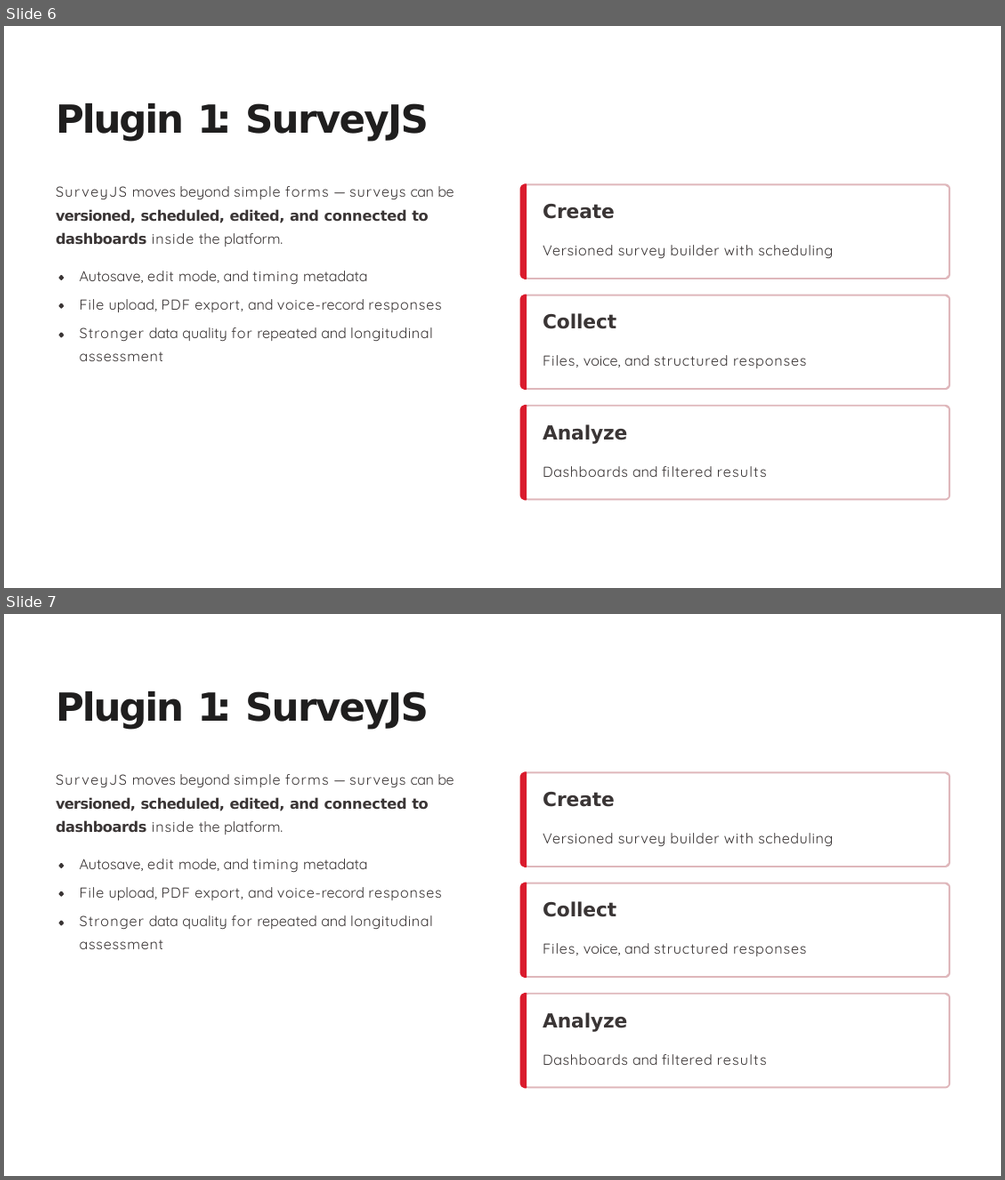
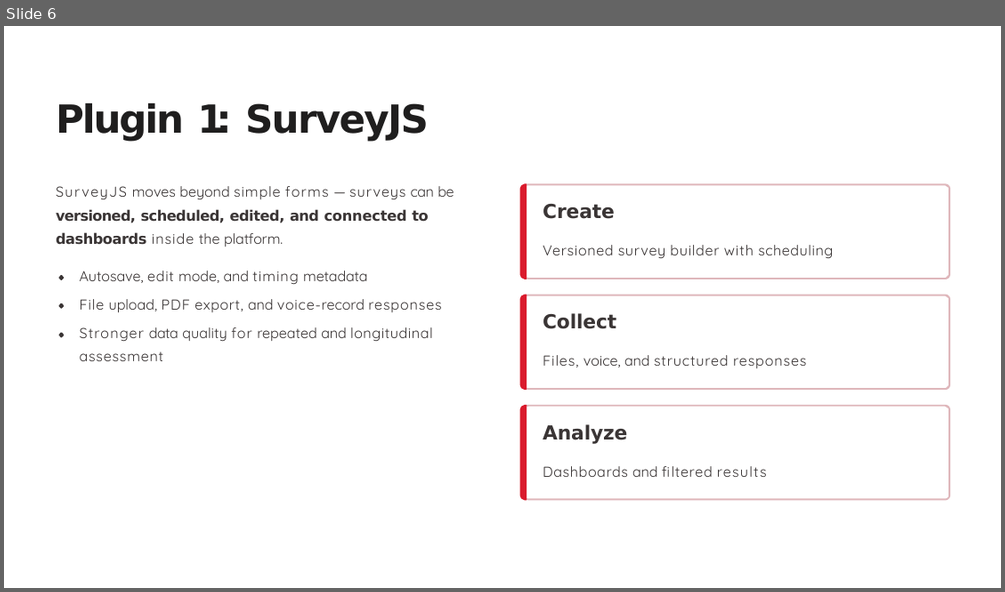
Before and after one commit to humdek-unibe-ch/sh-docs-presentations, a slide deck: SelfHelp-2026-e.pptx. Shown one above the other, each under a label of ours: slides 6 and 7 before the commit, slide 6 after it. The pictures are 1005x1180 and 1005x592 pixels, drawn with LibreOffice and Linux fonts; fonts in the diff are those of the drawing. Boxes give left, top, right and bottom in pixels: in the first picture for what was removed or moved away, otherwise in the second. Text is boxed around its words. In the diff, an @@ line names an element or a change of style, - is before the commit and + after.

```diff
--- a/SelfHelp-2026-e.pptx
+++ b/SelfHelp-2026-e.pptx
@@ slide 7 removed at (4,614,1001,1176), background #FFFFFF @@
@@ title removed at (56,691,429,730) @@
-Plugin 1: SurveyJS
@@ freeform shape removed at (520,772,526,868) @@
@@ freeform shape removed at (522,772,950,868) @@
@@ text removed at (56,774,453,950) @@
-SurveyJS moves beyond simple forms — surveys can be versioned, scheduled, edited, and connected to dashboards inside the platform.
-Autosave, edit mode, and timing metadata
-File upload, PDF export, and voice-record responses
-Stronger data quality for repeated and longitudinal assessment
@@ text removed at (542,792,833,846) @@
-Create
-Versioned survey builder with scheduling
@@ freeform shape removed at (59,863,64,868) @@
@@ freeform shape removed at (59,892,64,896) @@
@@ freeform shape removed at (520,882,526,978) @@
@@ freeform shape removed at (522,882,950,978) @@
@@ text removed at (542,901,806,957) @@
-Collect
-Files, voice, and structured responses
@@ freeform shape removed at (59,920,64,925) @@
@@ freeform shape removed at (520,993,526,1088) @@
@@ freeform shape removed at (522,993,950,1088) @@
@@ text removed at (542,1013,767,1065) @@
-Analyze
-Dashboards and filtered results
```
Also in this commit, not shown: 1 slide changed, 2 other files.
